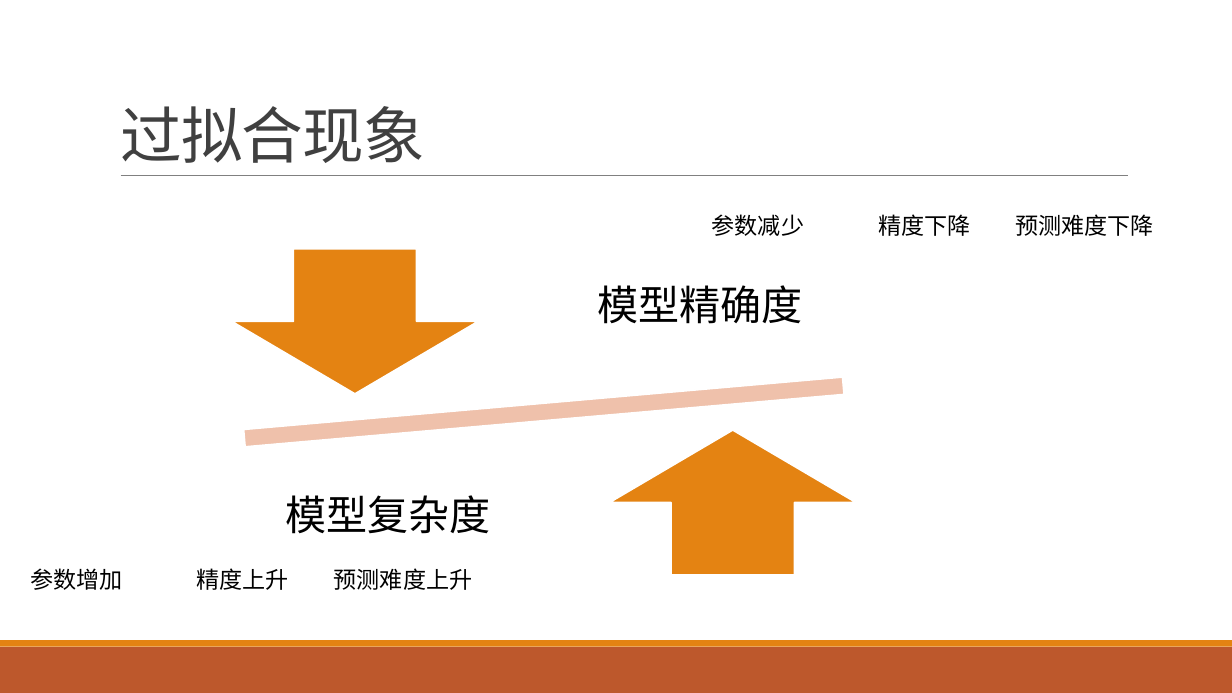
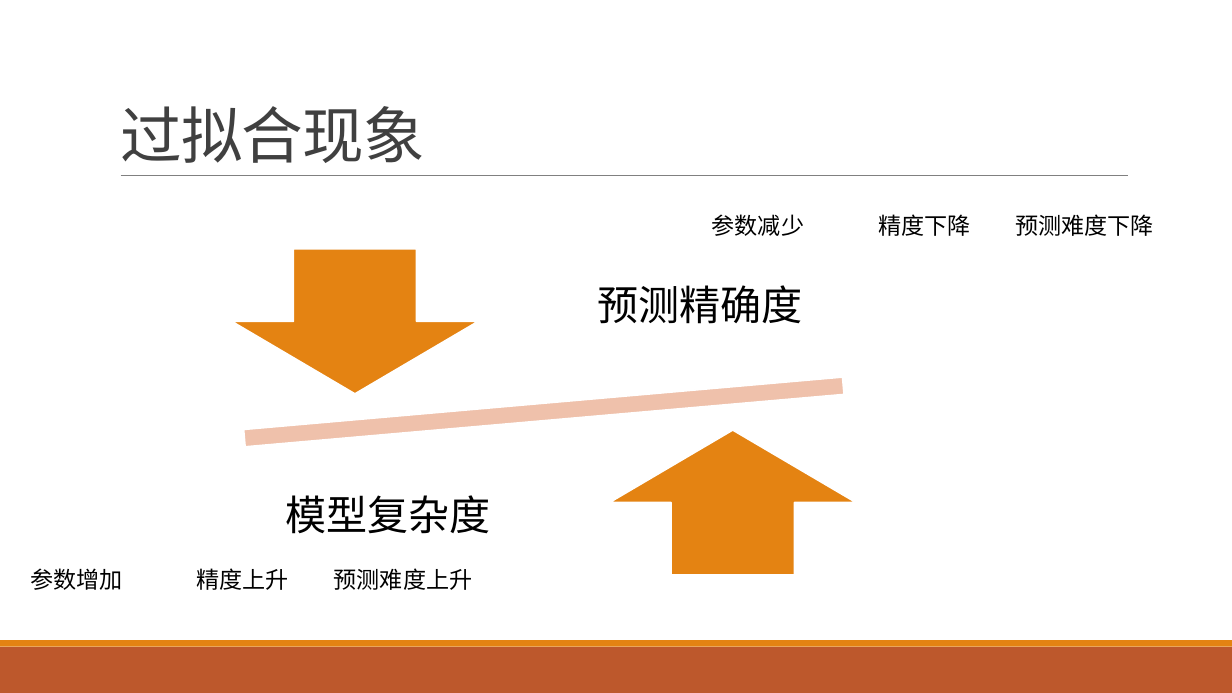
Before and after one commit to exoplanetX/DataAnalytics, a slide deck: slide 14 of 数据分析-7-预测.pptx. Drawn at 1232x693 pixels with LibreOffice and Linux fonts; fonts in the diff are those of the drawing. Boxes give left, top, right and bottom in pixels: in the first picture for what was removed or moved away, otherwise in the second. Text is boxed around its words. In the diff, an @@ line names an element or a change of style, - is before the commit and + after.

```diff
--- a/数据分析-7-预测.pptx
+++ b/数据分析-7-预测.pptx
@@ text at [597,285,802,324]: text changed @@
-模型精确度
+预测精确度
```
Also in this commit, not shown: 3 other slides changed.
